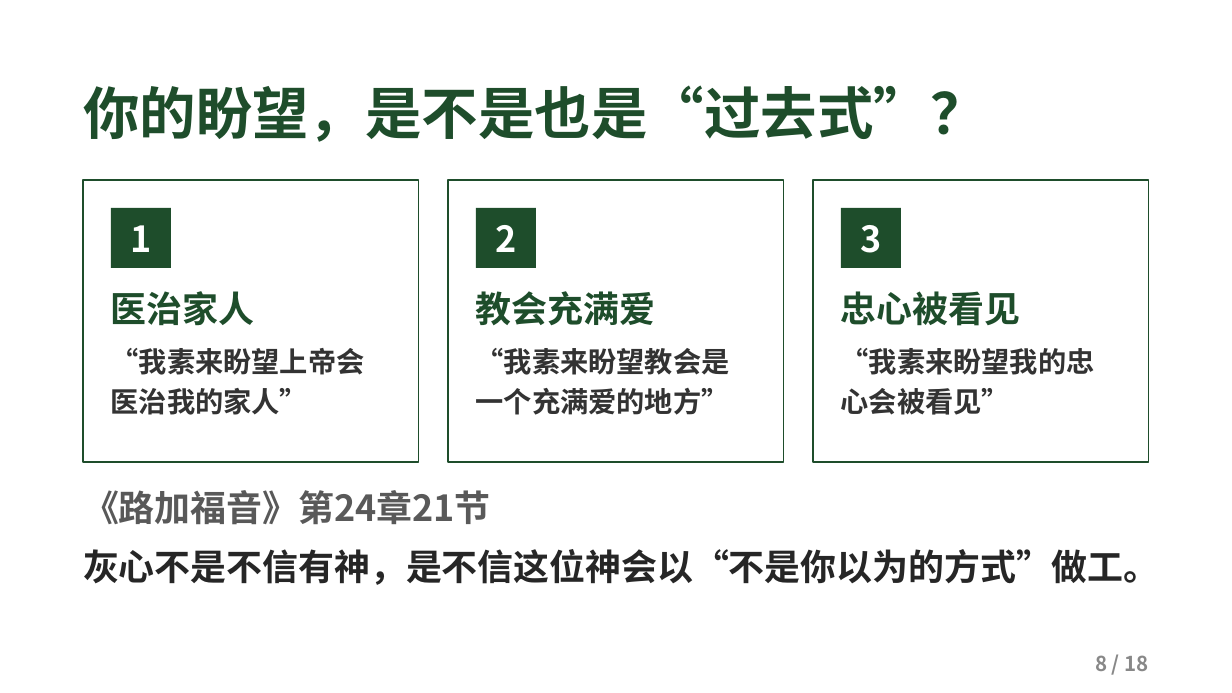
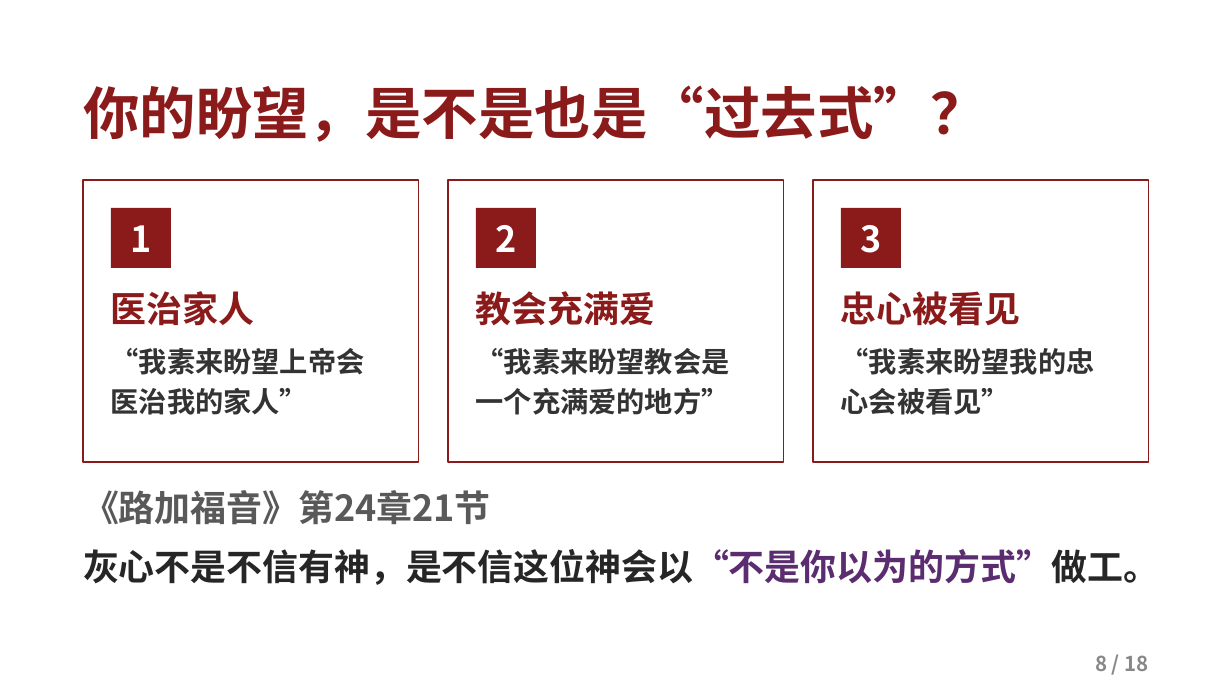
Before and after one commit to kaylechou/propresenter-lyric-tool, a slide deck: slide 8 of docs/从灰心到见证.pptx. Drawn at 1232x693 pixels with LibreOffice and Linux fonts; fonts in the diff are those of the drawing; background and template pictures are left out. Boxes give left, top, right and bottom in pixels: in the first picture for what was removed or moved away, otherwise in the second. Text is boxed around its words. In the diff, an @@ line names an element or a change of style, - is before the commit and + after.

```diff
--- a/docs/从灰心到见证.pptx
+++ b/docs/从灰心到见证.pptx
@@ text "你的盼望，是不是也是“过去式”？" at bbox=[83, 85, 986, 142]: text colour #1E4D2B to #8B1A1A @@
@@ outline #1E4D2B 1.25 pt to #8B1A1A 1.25 pt in 3 elements at bbox=[83, 180, 419, 462], bbox=[448, 180, 784, 462], bbox=[813, 180, 1149, 462] @@
@@ fill #1E4D2B to #8B1A1A in 3 elements at bbox=[111, 208, 171, 268], bbox=[476, 208, 536, 268], bbox=[841, 208, 901, 268] @@
@@ text at bbox=[111, 291, 255, 326]: text colour #1E4D2B to #8B1A1A in "医治家人" @@
@@ text at bbox=[476, 291, 655, 326]: text colour #1E4D2B to #8B1A1A in "教会充满爱" @@
@@ text at bbox=[841, 291, 1020, 326]: text colour #1E4D2B to #8B1A1A in "忠心被看见" @@
@@ text at bbox=[83, 549, 1160, 585]: text colour #262626 to #5B2C6F in "灰心不是不信有神，是不信这位神会以“不是你以为的方式”做工。" @@
```
Also in this commit, not shown: 17 other slides changed.
